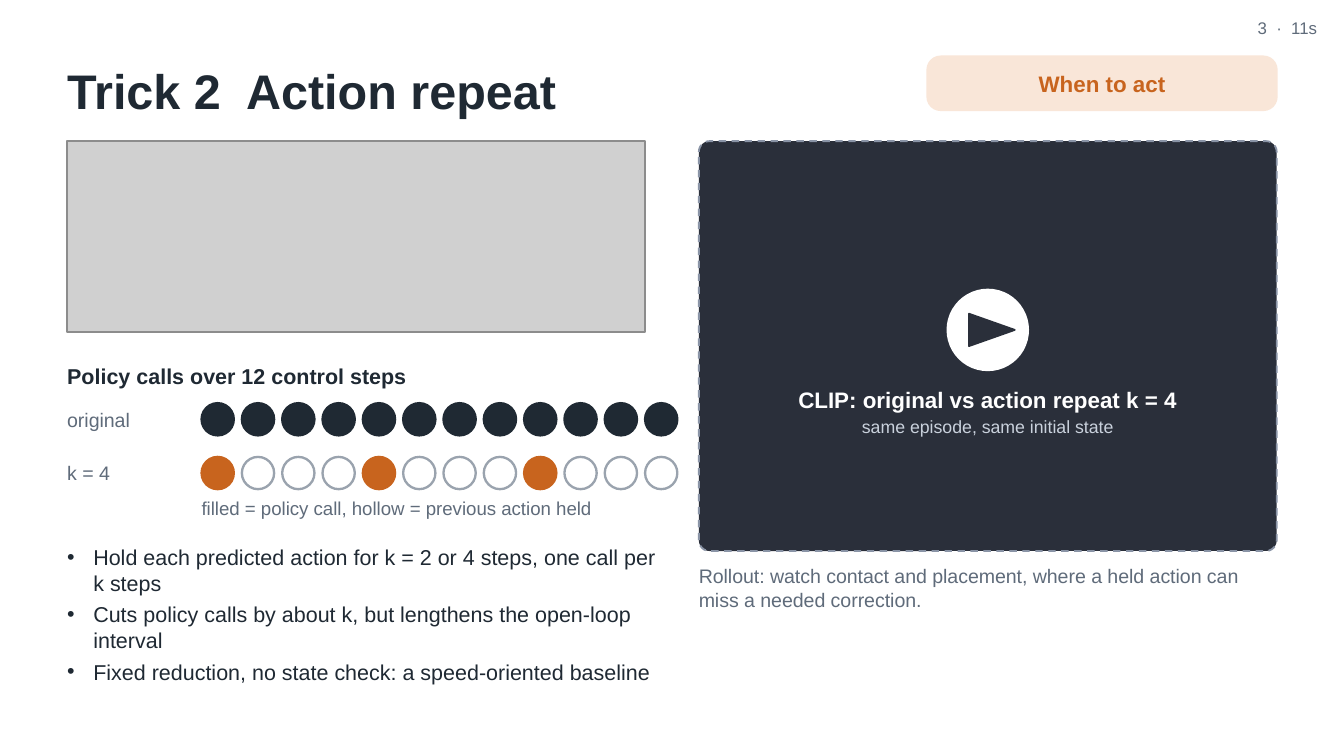
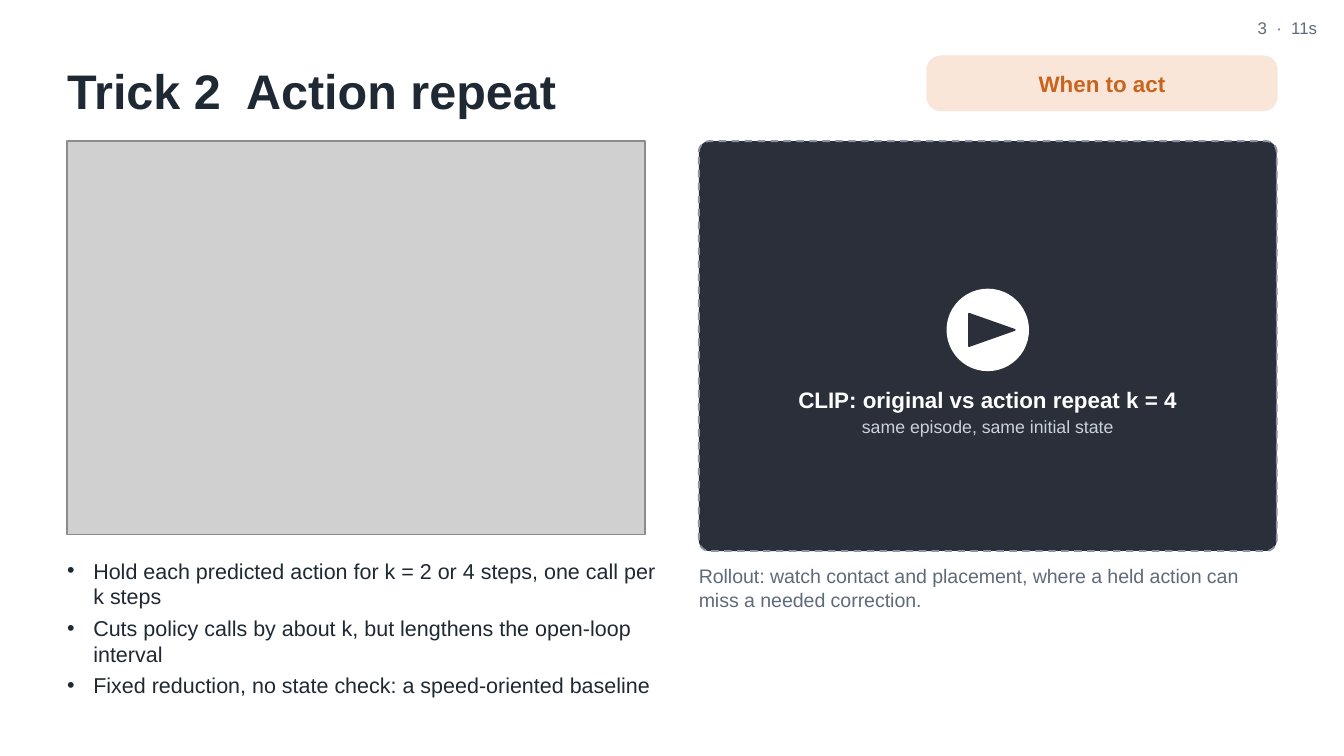
Before and after one commit to trillion-boy/BiVLA, a slide deck: slide 3 of experiments/paper/video/ICRA27_video_v2.pptx. Drawn at 1344x756 pixels with LibreOffice and Linux fonts; fonts in the diff are those of the drawing; grey boxes stand for pictures. Boxes give left, top, right and bottom in pixels: in the first picture for what was removed or moved away, otherwise in the second. Text is boxed around its words. In the diff, an @@ line names an element or a change of style, - is before the commit and + after.

```diff
--- a/experiments/paper/video/ICRA27_video_v2.pptx
+++ b/experiments/paper/video/ICRA27_video_v2.pptx
@@ picture removed at <box>67,141,645,332</box> @@
@@ picture added at <box>67,141,645,535</box> @@
@@ text removed at <box>67,368,406,389</box> @@
-Policy calls over 12 control steps
@@ text removed at <box>67,413,130,431</box> @@
-original
@@ ellipse removed at <box>202,403,234,435</box> @@
@@ ellipse removed at <box>242,403,274,435</box> @@
@@ ellipse removed at <box>282,403,314,435</box> @@
@@ ellipse removed at <box>323,403,355,435</box> @@
@@ ellipse removed at <box>363,403,395,435</box> @@
@@ ellipse removed at <box>403,403,435,435</box> @@
@@ ellipse removed at <box>444,403,476,435</box> @@
@@ ellipse removed at <box>484,403,516,435</box> @@
@@ ellipse removed at <box>524,403,556,435</box> @@
@@ ellipse removed at <box>564,403,597,435</box> @@
@@ ellipse removed at <box>605,403,637,435</box> @@
@@ ellipse removed at <box>645,403,677,435</box> @@
@@ text removed at <box>67,466,110,480</box> @@
-k = 4
@@ ellipse removed at <box>202,457,234,489</box> @@
@@ ellipse removed at <box>242,457,274,489</box> @@
@@ ellipse removed at <box>282,457,314,489</box> @@
@@ ellipse removed at <box>323,457,355,489</box> @@
@@ ellipse removed at <box>363,457,395,489</box> @@
@@ ellipse removed at <box>403,457,435,489</box> @@
@@ ellipse removed at <box>444,457,476,489</box> @@
@@ ellipse removed at <box>484,457,516,489</box> @@
@@ ellipse removed at <box>524,457,556,489</box> @@
@@ ellipse removed at <box>564,457,597,489</box> @@
@@ ellipse removed at <box>605,457,637,489</box> @@
@@ ellipse removed at <box>645,457,677,489</box> @@
@@ text removed at <box>202,501,591,519</box> @@
-filled = policy call, hollow = previous action held
@@ text "Hold each predicted action for ...": place and size @@
-text "Hold each predicted action for ..." at <box>93,549,655,685</box>
+text "Hold each predicted action for ..." at <box>93,563,655,698</box>
```
Also in this commit, not shown: 5 other slides changed, 11 other files.
